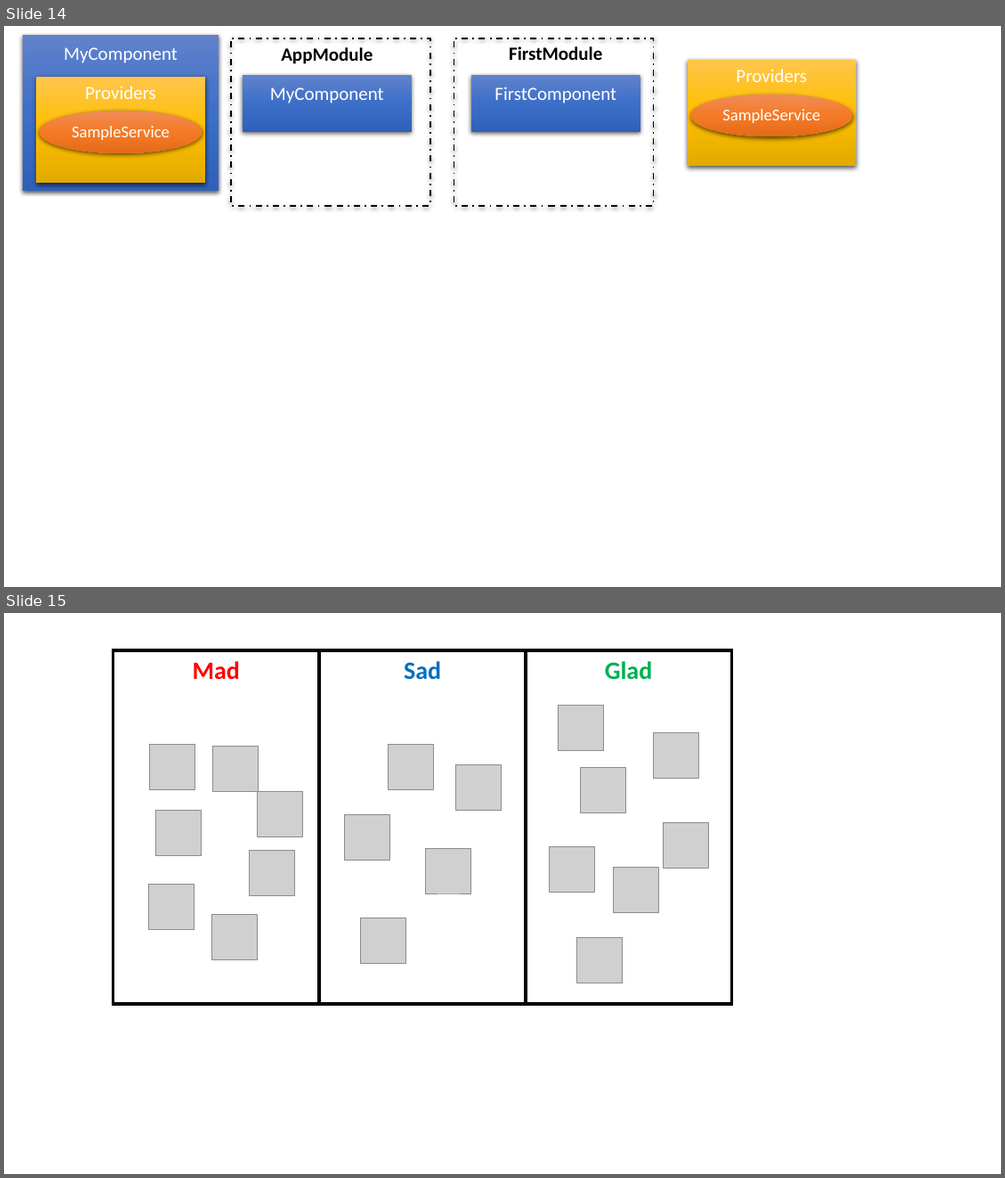
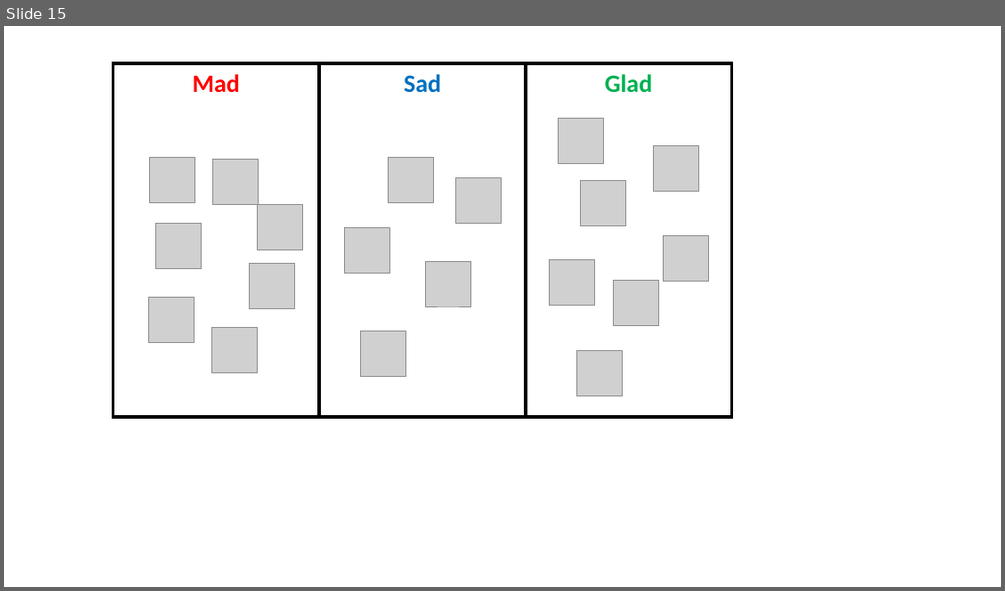
Before and after one commit to johnwu1114/blog-johnwu-cc, a slide deck: source/_assets/Blog動畫.pptx. Shown one above the other, each under a label of ours: slides 14 and 15 before the commit, slide 15 after it. The pictures are 1005x1178 and 1005x591 pixels, drawn with LibreOffice and Linux fonts; fonts in the diff are those of the drawing; grey boxes stand for pictures. Boxes give left, top, right and bottom in pixels: in the first picture for what was removed or moved away, otherwise in the second. Text is boxed around its words. In the diff, an @@ line names an element or a change of style, - is before the commit and + after.

```diff
--- a/source/_assets/Blog動畫.pptx
+++ b/source/_assets/Blog動畫.pptx
@@ slide 14 removed at [4,26,1001,587], background #FFFFFF @@
@@ rectangle removed at [23,35,218,191] @@
@@ text removed at [64,47,178,63] @@
-MyComponent
@@ rectangle removed at [231,38,430,206] @@
@@ text removed at [281,47,372,64] @@
-AppModule
@@ rectangle removed at [454,38,654,206] @@
@@ text removed at [509,46,602,60] @@
-FirstModule
@@ rectangle removed at [36,77,205,183] @@
@@ rectangle removed at [243,75,412,132] @@
@@ rectangle removed at [471,75,640,131] @@
@@ rectangle removed at [688,61,857,167] @@
@@ text removed at [736,69,807,82] @@
-Providers
@@ text removed at [85,86,156,99] @@
-Providers
@@ text removed at [270,87,384,103] @@
-MyComponent
@@ text removed at [494,87,616,103] @@
-FirstComponent
@@ ellipse removed at [690,94,853,136] @@
-SampleService
@@ ellipse removed at [40,111,202,153] @@
-SampleService
```
Also in this commit, not shown: 2 slides added, 4 other files.
